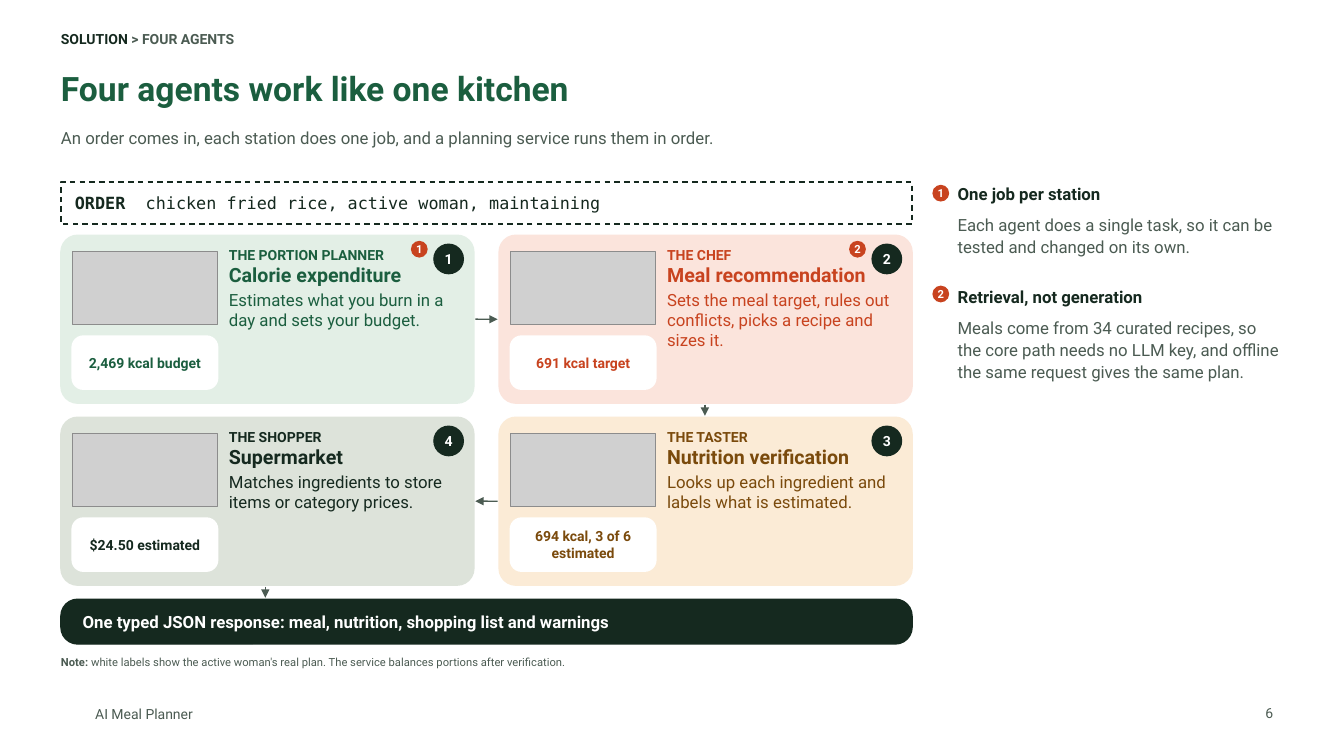
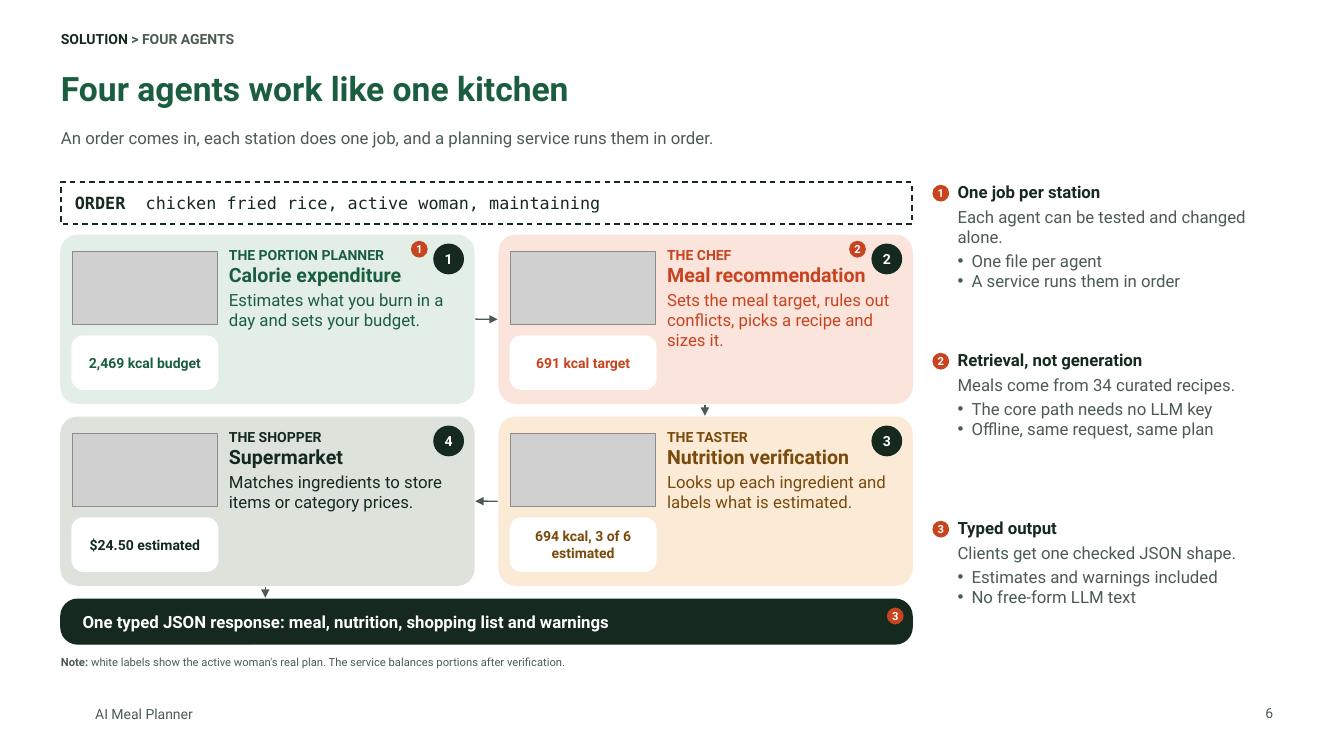
Before and after one commit to tuannm3812/ai-meal-planner, a slide deck: slide 6 of docs/showcase/ai-meal-planner-deck.pptx. Drawn at 1344x756 pixels with LibreOffice and Linux fonts; fonts in the diff are those of the drawing; grey boxes stand for pictures; background and template pictures are left out. Boxes give left, top, right and bottom in pixels: in the first picture for what was removed or moved away, otherwise in the second. Text is boxed around its words. In the diff, an @@ line names an element or a change of style, - is before the commit and + after.

```diff
--- a/docs/showcase/ai-meal-planner-deck.pptx
+++ b/docs/showcase/ai-meal-planner-deck.pptx
@@ text added at [958,185,1246,287], 12 pt, text #4B5B52 @@
+One job per station
+Each agent can be tested and changed alone.
+• One file per agent
+• A service runs them in order
@@ text at [958,218,1272,257]: paragraphs removed @@
-One job per station
-Each agent does a single task, so it can be tested and changed on its own.
@@ ellipse "2": place and size @@
-ellipse "2" at [933,285,950,302]
+ellipse "2" at [933,353,950,370]
@@ text at [958,353,1142,370]: line spacing 1.1 to 1; less space between paragraphs @@
@@ text "Retrieval, not generation": place and size @@
-text "Retrieval, not generation" at [958,218,1279,382]
+text "Retrieval, not generation" at [958,353,1236,439]
@@ text at [958,378,1236,439]: text changed @@
-Meals come from 34 curated recipes, so the core path needs no LLM key, and offline the same request gives the same plan.
+Meals come from 34 curated recipes.
+• The core path needs no LLM key
+• Offline, same request, same plan
@@ ellipse added at [933,521,950,538], fill #C8431F, 8 pt, text #FFFFFF, bold @@
+3
@@ text added at [958,521,1236,603], 12 pt, text #4B5B52 @@
+Typed output
+Clients get one checked JSON shape.
+• Estimates and warnings included
+• No free-form LLM text
@@ ellipse added at [887,608,904,625], fill #C8431F, 8 pt, text #FFFFFF, bold @@
+3
```
Also in this commit, not shown: 13 other slides changed, 20 other files.
